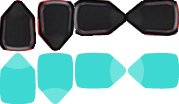
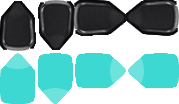
Layer changes from the first 179 × 104 image to the second:
moved "Layer 1" above "Layer 6", painted on it over box(0, 0, 179, 104)
